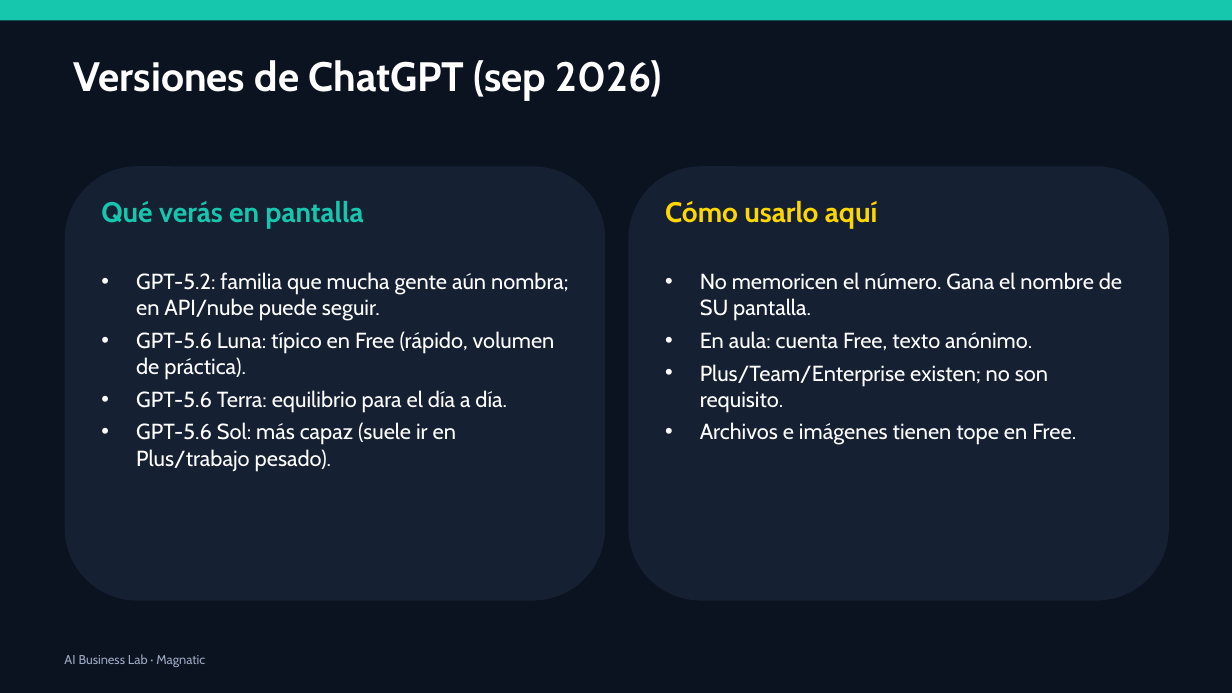
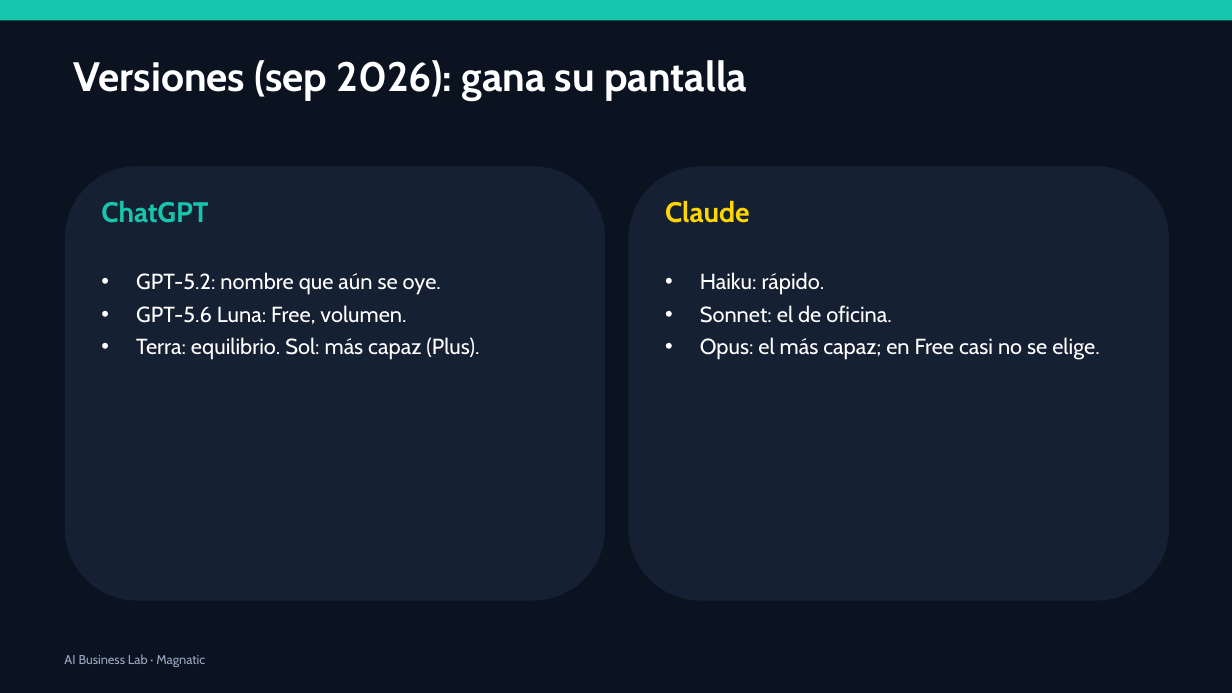
Before and after one commit to xander0408/CURSOS, a slide deck: slide 19 of AI-Business-Lab-Presentacion.pptx (slide 18 before the commit). Drawn at 1232x693 pixels with LibreOffice and Linux fonts; fonts in the diff are those of the drawing. Boxes give left, top, right and bottom in pixels: in the first picture for what was removed or moved away, otherwise in the second. Text is boxed around its words. In the diff, an @@ line names an element or a change of style, - is before the commit and + after.

```diff
--- a/AI-Business-Lab-Presentacion.pptx
+++ b/AI-Business-Lab-Presentacion.pptx
@@ text at [74, 60, 747, 101]: text changed @@
-Versiones de ChatGPT (sep 2026)
+Versiones (sep 2026): gana su pantalla
@@ text at [101, 201, 208, 223]: text changed @@
-Qué verás en pantalla
+ChatGPT
@@ text at [665, 201, 750, 223]: text changed @@
-Cómo usarlo aquí
+Claude
@@ text at [136, 272, 479, 360]: text changed @@
-• GPT-5.2: familia que mucha gente aún nombra; en API/nube puede seguir.
-• GPT-5.6 Luna: típico en Free (rápido, volumen de práctica).
-• GPT-5.6 Terra: equilibrio para el día a día.
-• GPT-5.6 Sol: más capaz (suele ir en Plus/trabajo pesado).
+• GPT-5.2: nombre que aún se oye.
+• GPT-5.6 Luna: Free, volumen.
+• Terra: equilibrio. Sol: más capaz (Plus).
@@ text at [700, 272, 1099, 360]: text changed @@
-• No memoricen el número. Gana el nombre de SU pantalla.
-• En aula: cuenta Free, texto anónimo.
-• Plus/Team/Enterprise existen; no son requisito.
-• Archivos e imágenes tienen tope en Free.
+• Haiku: rápido.
+• Sonnet: el de oficina.
+• Opus: el más capaz; en Free casi no se elige.
```
Also in this commit, not shown: 1 other slide changed, 9 slides added, 6 slides removed, 1 other file.
